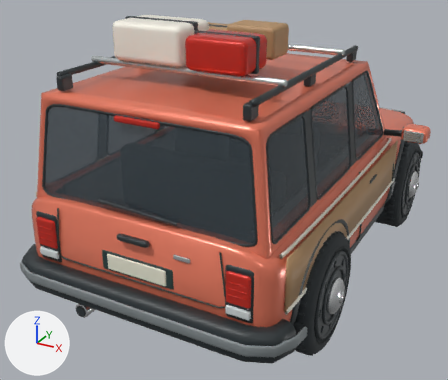
The FBX model unity/Assets/Resources/Cars/heron.fbx, before and after one commit.
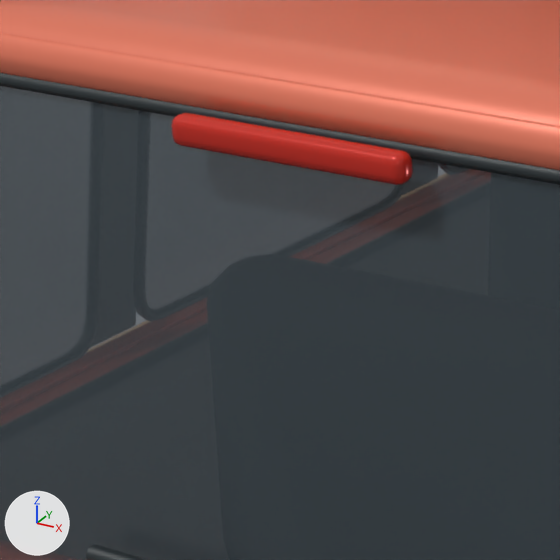
Each version is shown whole from a 50 mm camera at (1.977, -4.269, 2.597) aimed at (-0.201, -0.31, 0.618), then close up on the part from 18% to 42% of the width and 25% to 53% of the height. The lights are fixed; the arrows at lower left show +X, +Y and +Z. The last two pictures show the newer version. Where no turn or scale is listed for an object, it has been applied to the vertices. Vertices at exactly the same position are counted once.

The first close-up shows 'Body'.
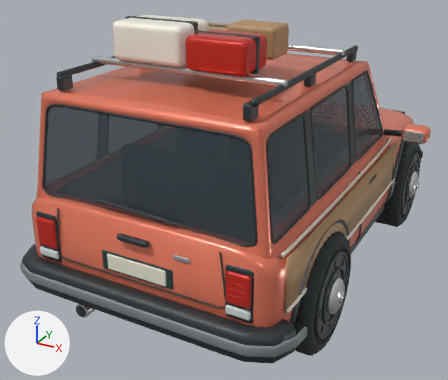
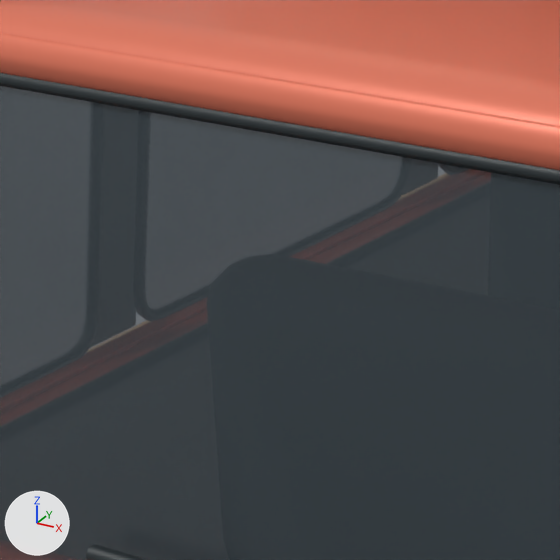
Where the newer file only moved an object's origin or applied its transform, the numbers keep the older frame.

Boxes [x1, y1, x2, y2] around the edits, measured in the close-ups (560 x 560 px):
part 1 of me_continuous_formed_body_shell, deleted: before [172, 113, 413, 185]

Patch to the scene script:
```diff
--- a/unity/Assets/Resources/Cars/heron.fbx.py
+++ b/unity/Assets/Resources/Cars/heron.fbx.py
@@ me_continuous_formed_body_shell @@
 # used by ob_body; location = (0.0, 0.0, 0.0)
-me_continuous_formed_body_shell.from_pydata(...)  # 23889 vertices, 23211 faces; spans x -1.17..1.17, y -1.86..1.86, z 0.25..2.03
+me_continuous_formed_body_shell.from_pydata(...)  # 23793 vertices, 23113 faces; spans x -1.17..1.17, y -1.86..1.86, z 0.25..2.03
+# me_continuous_formed_body_shell part 1: the loose piece of 96 vertices spanning x -0.15..0.15, y -1.67..-1.64, z 1.56..1.6 is deleted
 me_continuous_formed_body_shell.materials.append(mat_bodypaint)
```
